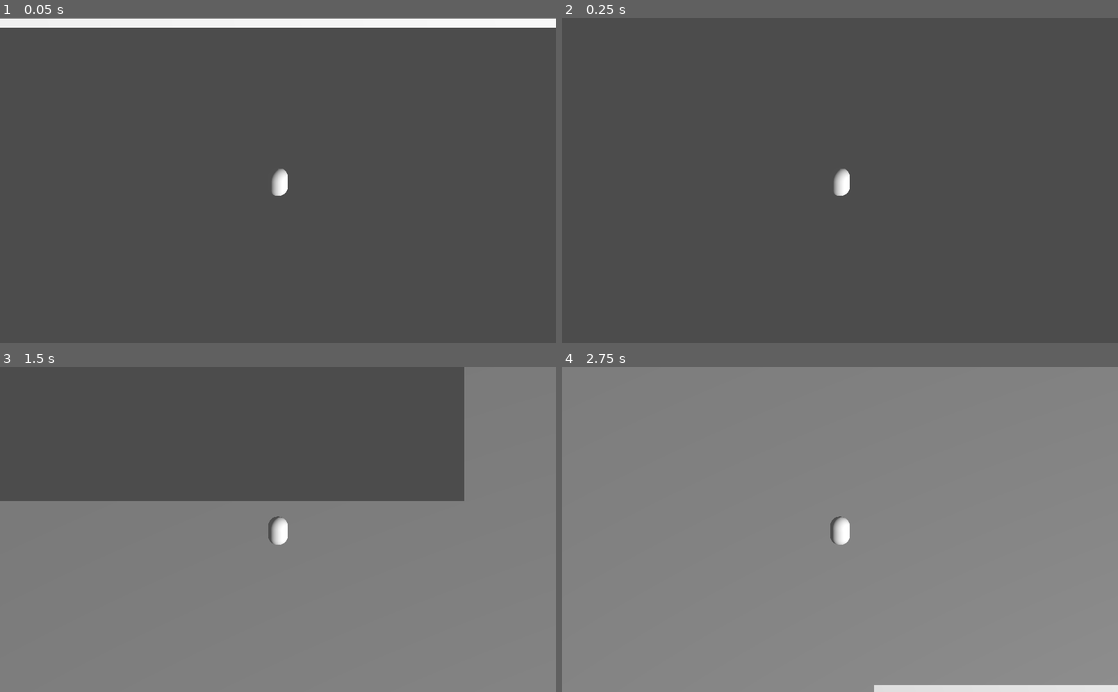
Above: before the commit, frames 1-4 (two rows, left to right).
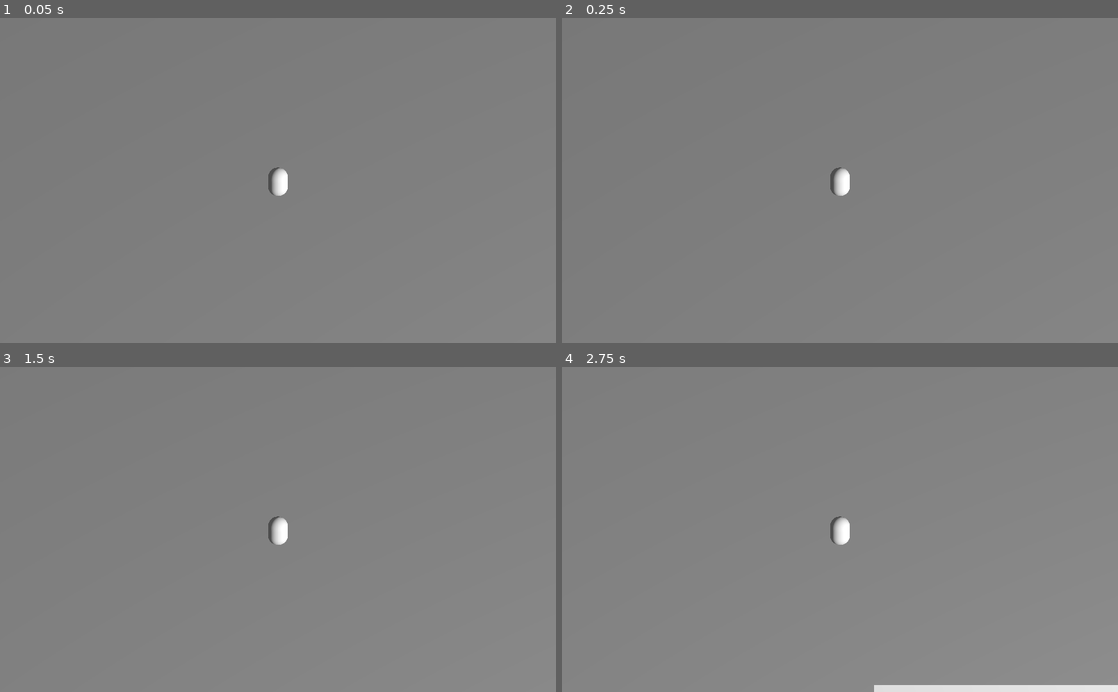
Above: after the commit, the same moments.

Repository: Actual-Heathen/Rosary
Game: Godot game, scene res://scenes/floor1.tscn
The game is run twice, just before and just after one commit, with the same random seed, the same clock (stepped at 60 frames per second) and the same inputs. This scene is started directly instead of the project's main scene.
Inputs:
- Up to frame 1 (0.05 s): no input
- Up to frame 2 (0.25 s): no input
- Up to frame 3 (1.5 s): tap Enter at 0.5 s; hold D (right) 0.53-1.28 s; tap Space (boost) at 0.6 s; hold S (back) from 1.28 s (still down); tap M (monster) at 1.35 s
- Up to frame 4 (2.75 s): release S (back) at 2.03 s; hold D (right) from 2.03 s (still down); tap Space (boost) at 2.1 s

The runs differ from the first frame. In frame 1, 100% of the frame differs, in the area x 0-100%, y 0-100%; in frame 2, 100%; in frame 3, 34%; in frame 4, nothing differs.

Commit message:
added exit generation

Diff:
--- a/prefabs/dynamic_room.tscn
+++ b/prefabs/dynamic_room.tscn
@@ -1,6 +1,8 @@
-[gd_scene load_steps=5 format=2]
+[gd_scene load_steps=7 format=2]
 
 [ext_resource path="res://shader/flexible_toon.shader" type="Shader" id=1]
+[ext_resource path="res://scripts/dynamic_room.gd" type="Script" id=2]
+[ext_resource path="res://textures/T_Stone.jpg" type="Texture" id=3]
 
 [sub_resource type="CubeMesh" id=1]
 
@@ -21,11 +23,13 @@
 shader_param/use_ramp = false
 shader_param/use_borders = false
 shader_param/border_width = 0.01
+shader_param/albedo_texture = ExtResource( 3 )
 
 [sub_resource type="BoxShape" id=3]
 
 [node name="StaticBody" type="StaticBody"]
 transform = Transform( 40, 0, 0, 0, 0.5, 0, 0, 0, 40, 0, 0, 0 )
+script = ExtResource( 2 )
 
 [node name="MeshInstance" type="MeshInstance" parent="."]
 mesh = SubResource( 1 )
--- a/scenes/floor1.tscn
+++ b/scenes/floor1.tscn
@@ -5,9 +5,10 @@
 [node name="floor1" type="Spatial"]
 
 [node name="Spatial" parent="." instance=ExtResource( 1 )]
+exit_scene = "res://scenes/floor2.tscn"
 width = 5
 height = 5
-density = 20
+density = 10
 room_x = 80
 room_y = 80
 
--- a/scenes/floor2.tscn
+++ b/scenes/floor2.tscn
@@ -5,6 +5,7 @@
 [node name="floor2" type="Spatial"]
 
 [node name="Spatial" parent="." instance=ExtResource( 1 )]
+exit_scene = "res://scenes/floor3.tscn"
 width = 5
 height = 5
 density = 20
--- a/scripts/map_builder.gd
+++ b/scripts/map_builder.gd
@@ -1,12 +1,14 @@
 extends Node
 
-
+export(String) var exit_scene
 export(int) var width
 export(int) var height
 export(int) var density
 var maptrix = []
 var start_x
 var start_y
+var last_x
+var last_y
 export(int) var room_x
 export(int) var room_y
 
@@ -27,6 +29,7 @@
  #now that the matrix is complete, time to build the rooms based on the matrix
 	place_rooms() #create dynamic_room children in the correct spots
 	spawn_player()
+	spawn_exit()
 
 
 #create the 2d matrix with 'width' and 'height'
@@ -118,10 +121,10 @@
 					if safe == true:
 						maptrix[x][y] = 2
 						updated_last = true
+						last_x = x
+						last_y = y
 					elif safe == false && updated_last == false:
 						maptrix[x][y] = 0
-
-
 
 
 
@@ -142,9 +145,16 @@
 	var player_prefab = preload("res://prefabs/player.tscn")
 	var player = player_prefab.instance()
 	add_child(player)
-	player.translation = Vector3(start_x*room_x,50,start_y*room_y)
+	player.translation = Vector3(start_x*room_x,1,start_y*room_y)
 	#player.translation = Vector3(0,0,0)
 
+# spawn the scene_loader at the ending room
+func spawn_exit():
+	var exit_prefab = preload("res://prefabs/scene_loader.tscn")
+	var exit = exit_prefab.instance()
+	add_child(exit)
+	exit.path_to_scene  = (exit_scene)
+	exit.translation = Vector3(last_x*room_x,1,last_y*room_y)
 
 # Called every frame. 'delta' is the elapsed time since the previous frame.
 #func _process(delta):
Not shown, added: scripts/dynamic_room.gd~
